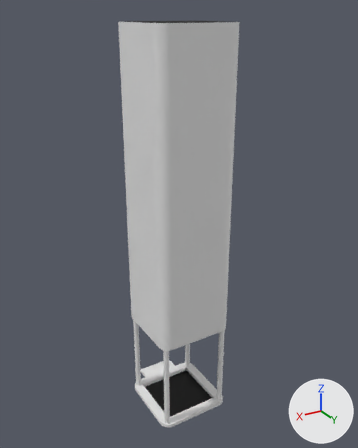
The FBX model CorridorGeodesic/Assets/Resources/Models/CORGEO_MODELS_Environment/CORGEO_MODELS_Environment.fbx: old version first, new version second.
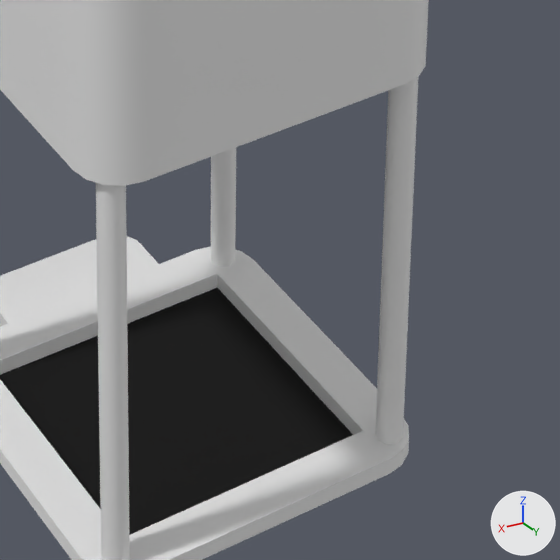
There are two pictures of each version: one whole from a camera (50 mm lens) standing at (11.6, 19.45, 20.42) and looking at (-0.4, -0.56, 10.42), one close up on the part from 41% to 70% of the width and 70% to 94% of the height. Arrows for +X, +Y and +Z are at lower right; the lights stay in place. Where no turn or scale is listed for an object, it has been applied to the vertices.

Names of what the first close-up shows: 'ElevatorShaft'.
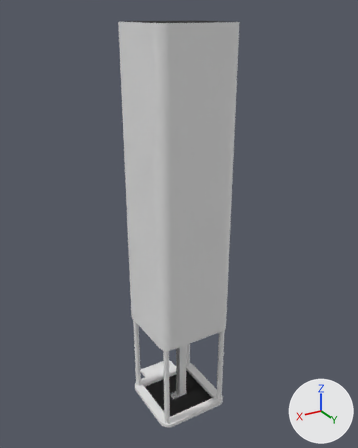
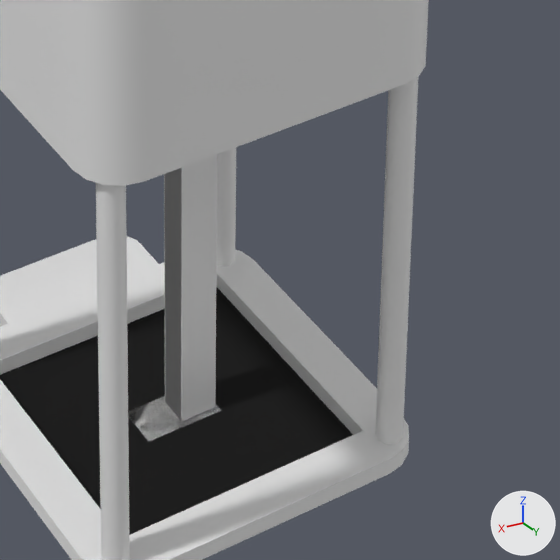
Pixel boxes [x1, y1, x2, y2] of what changed, in the close-ups (560 x 560 px):
'FizzlerCollisionMesh', added
    after: [164, 155, 217, 421]
'Fizzler', added
    after: [165, 168, 181, 418]
'LightCollisionMesh', added
    after: [128, 397, 221, 441]
'Light', added
    after: [135, 396, 210, 435]

What changed in the scene script:
```text
Add mat_brass:
    mat_brass = principled_material('Brass')
    mat_brass.base_color = (0.8, 0.8, 0.8)  # white #e7e7e7
Add mat_light:
    mat_light = principled_material('Light')
    mat_light.base_color = (0.8, 0.8, 0.8)  # white #e7e7e7
Add mat_copper:
    mat_copper = principled_material('Copper')
    mat_copper.base_color = (0.8, 0.8, 0.8)  # white #e7e7e7
Add mat_plywood:
    mat_plywood = principled_material('Plywood')
    mat_plywood.base_color = (0.8, 0.8, 0.8)  # white #e7e7e7
Add me_cube_014:
    me_cube_014.from_pydata(...)  # a box spanning x -0.44..0.0, y -0.18..0.18, z 0.0..4.0
Add me_cube_015:
    me_cube_015.from_pydata(...)  # 557 vertices, 561 faces; spans x -0.456..0.456, y -0.256..0.256, z -0.382..0.0
    # faces by material slot: [109, 368, 84]
    me_cube_015.materials.append(mat_copper)  # white #e7e7e7
    me_cube_015.materials.append(mat_brass)  # white #e7e7e7
    me_cube_015.materials.append(mat_light)  # white #e7e7e7
Add me_cube_016:
    me_cube_016.from_pydata(...)  # a box spanning x -0.465..0.465, y -0.262..0.262, z -0.384..0.0
Add me_cube_013:
    me_cube_013.from_pydata(...)  # 372 vertices, 354 faces; spans x -0.43..0.0, y -0.17..0.17, z 0.0..4.0
    # faces by material slot: [181, 101, 72]
    me_cube_013.materials.append(mat_plywood)  # white #e7e7e7
    me_cube_013.materials.append(mat_copper)  # white #e7e7e7
    me_cube_013.materials.append(mat_brass)  # white #e7e7e7
Add ob_fizzlercollisionmesh:
    ob_fizzlercollisionmesh = bpy.data.objects.new('FizzlerCollisionMesh', me_cube_014)
    ob_fizzlercollisionmesh.location = (0.0, 0.0, 0.0)
Add ob_light:
    ob_light = bpy.data.objects.new('Light', me_cube_015)
    ob_light.location = (0.0, 0.0, 0.0)
Add ob_lightcollisionmesh:
    ob_lightcollisionmesh = bpy.data.objects.new('LightCollisionMesh', me_cube_016)
    ob_lightcollisionmesh.location = (0.0, 0.0, 0.0)
Add ob_fizzler:
    ob_fizzler = bpy.data.objects.new('Fizzler', me_cube_013)
    ob_fizzler.location = (0.0, 0.0, 0.0)
```
